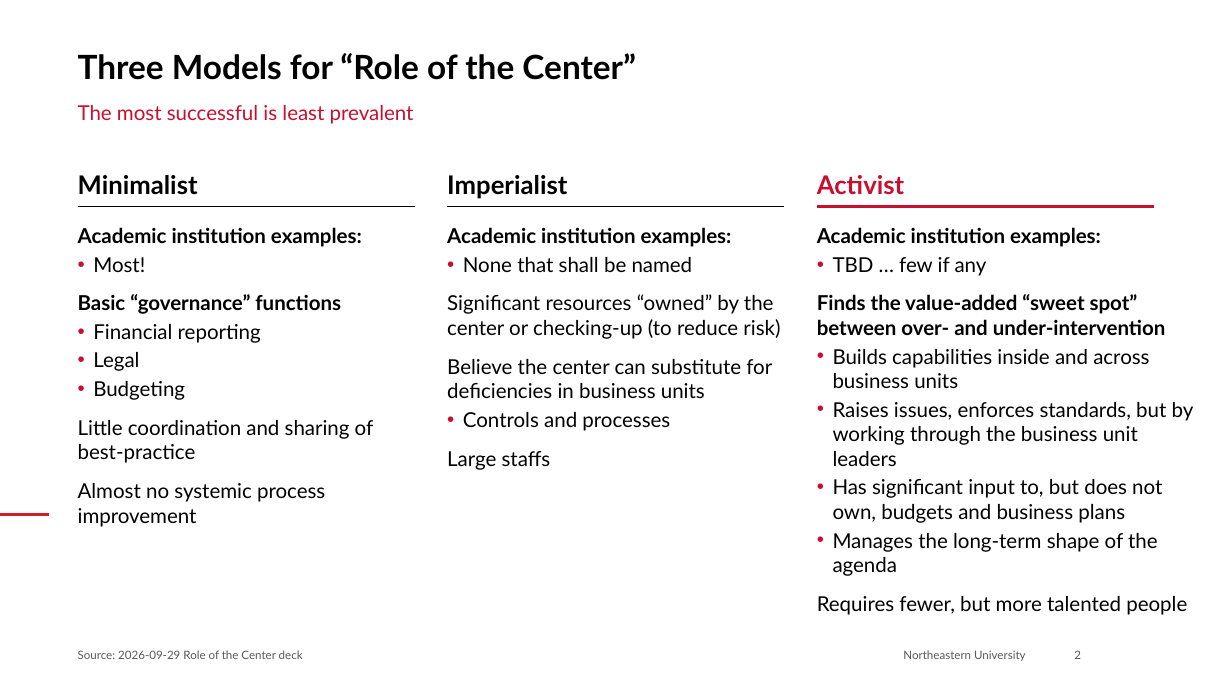
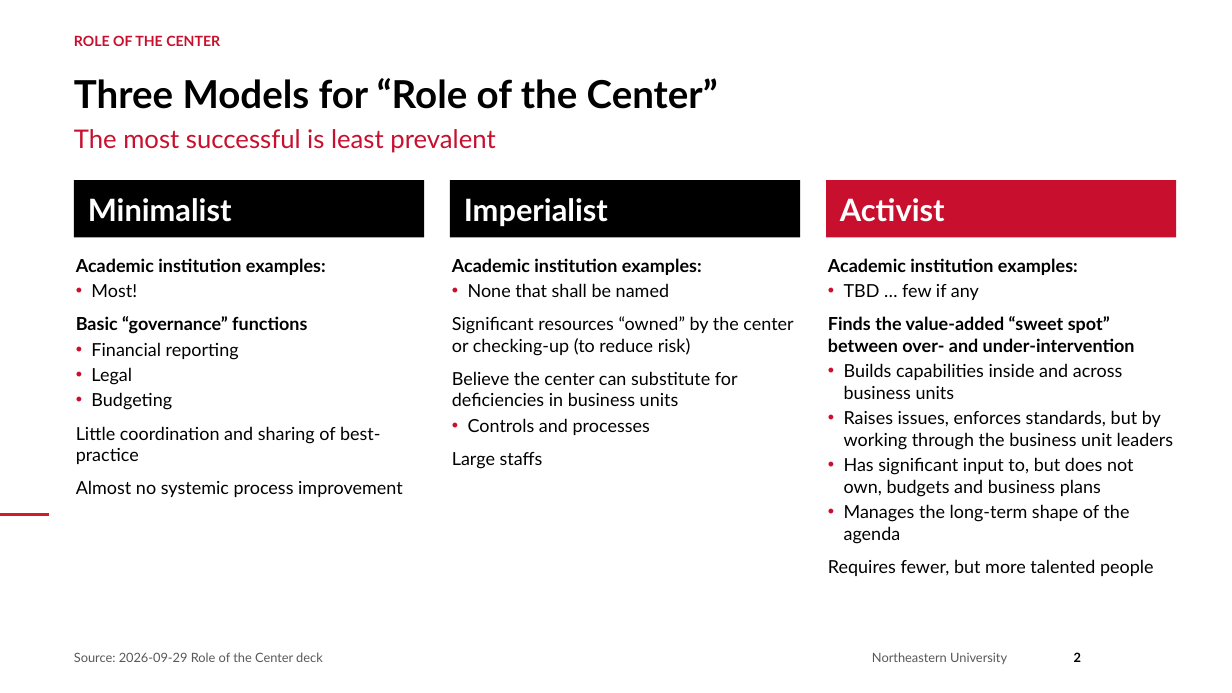
Before and after one commit to brettcsweet/Tonys-repo, a slide deck: slide 2 of 2026-09-29_Role_of_the_Center_Northeastern.pptx. Drawn at 1232x693 pixels with LibreOffice and Linux fonts; fonts in the diff are those of the drawing; background and template pictures are left out. Boxes give left, top, right and bottom in pixels: in the first picture for what was removed or moved away, otherwise in the second. Text is boxed around its words. In the diff, an @@ line names an element or a change of style, - is before the commit and + after.

```diff
--- a/2026-09-29_Role_of_the_Center_Northeastern.pptx
+++ b/2026-09-29_Role_of_the_Center_Northeastern.pptx
@@ text "Three Models for “Role of ...": place and size @@
-text "Three Models for “Role of ..." at (78, 53, 636, 80)
+text "Three Models for “Role of ..." at (74, 78, 718, 109)
@@ text "Three Models for “Role of ..." at (74, 78, 718, 109): size 26 to 30 pt @@
@@ text added at (74, 35, 220, 46), 11 pt, text #C8102E, bold @@
+ROLE OF THE CENTER
@@ text "The most successful is least ...": place and size @@
-text "The most successful is least ..." at (78, 105, 414, 124)
+text "The most successful is least ..." at (74, 129, 495, 153)
@@ text "The most successful is least ..." at (74, 129, 495, 153): size 16 to 20 pt @@
@@ rectangle "Minimalist" at (74, 180, 424, 238): size 20 to 24 pt, text colour #000000 to #FFFFFF; vertical alignment bottom to middle; fill none to #000000 @@
@@ rectangle "Minimalist": place and size @@
-rectangle "Minimalist" at (78, 175, 198, 195)
+rectangle "Minimalist" at (74, 180, 424, 238)
@@ line removed from (78, 207) to (415, 207) @@
@@ line removed from (447, 207) to (785, 207) @@
@@ rectangle "Imperialist": place and size @@
-rectangle "Imperialist" at (447, 175, 567, 199)
+rectangle "Imperialist" at (450, 180, 800, 238)
@@ rectangle "Imperialist" at (450, 180, 800, 238): size 20 to 24 pt, text colour #000000 to #FFFFFF; vertical alignment bottom to middle; fill none to #000000 @@
@@ line removed from (817, 207) to (1154, 207) @@
@@ rectangle "Activist": place and size @@
-rectangle "Activist" at (817, 175, 904, 195)
+rectangle "Activist" at (826, 180, 1177, 238)
@@ rectangle "Activist" at (826, 180, 1177, 238): size 20 to 24 pt, text colour #C8102E to #FFFFFF; vertical alignment bottom to middle; fill none to #C8102E @@
@@ text "Academic institution examples:": place and size @@
-text "Academic institution examples:" at (78, 227, 374, 527)
+text "Academic institution examples:" at (76, 258, 403, 497)
@@ text "Academic institution examples:": place and size @@
-text "Academic institution examples:" at (447, 227, 780, 470)
+text "Academic institution examples:" at (452, 258, 793, 469)
@@ size 16 to 14 pt; less space between paragraphs in 3 elements at (76, 258, 403, 497), (452, 258, 793, 469), (828, 258, 1174, 576) @@
@@ text "Academic institution examples:": place and size @@
-text "Academic institution examples:" at (817, 227, 1194, 615)
+text "Academic institution examples:" at (828, 258, 1174, 576)
@@ text "Source: 2026-09-29 Role of the ..." at (74, 652, 323, 662): size 9 to 10 pt @@
@@ text "Northeastern University" at (872, 652, 1007, 664): size 9 to 10 pt @@
@@ text "Northeastern University": place and size @@
-text "Northeastern University" at (903, 650, 1026, 661)
+text "Northeastern University" at (872, 652, 1007, 664)
@@ page number at (1074, 652, 1081, 662): size 9 to 10 pt, text colour #595959 to #000000, bold on @@
```
Also in this commit, not shown: 8 other slides changed, 3 slides added.
